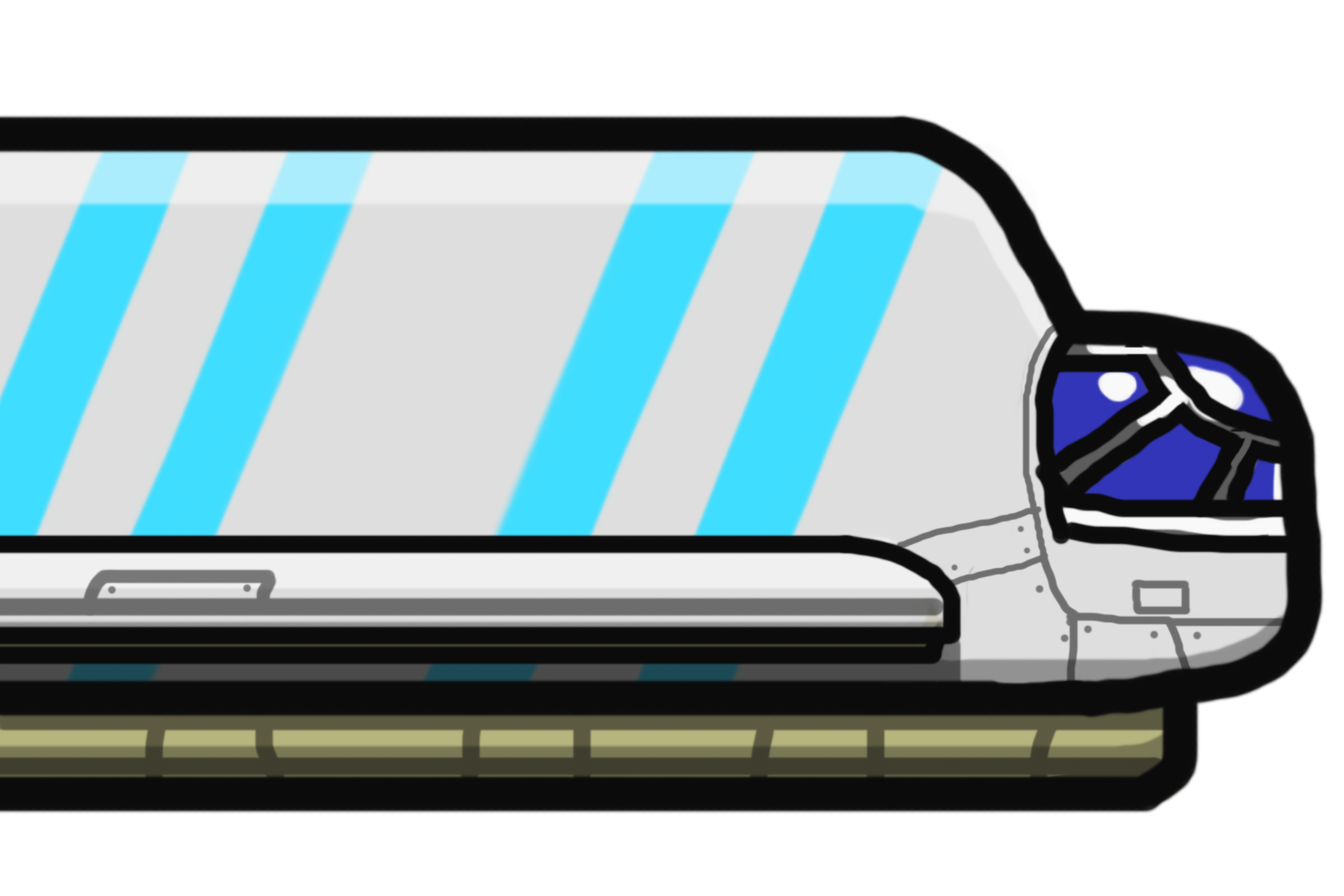
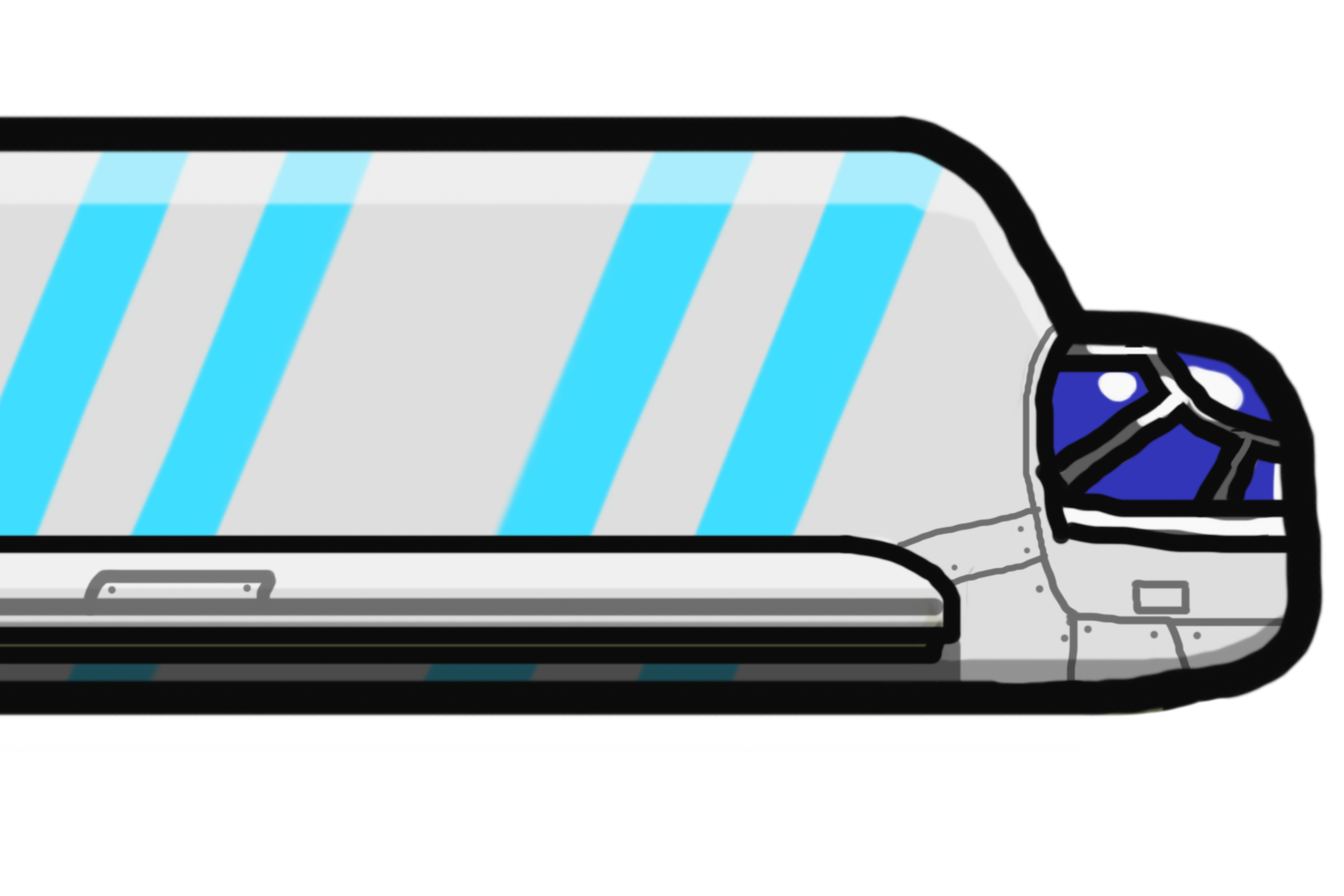
The second (1344, 896) image is a revision of the first. Changes to its layers:
added group "remove bottom (not needed)" with 7 layers over [0, 144, 1230, 815]
moved "details" into group "remove bottom (not needed)" over [0, 695, 1230, 799]
moved "main" into group "remove bottom (not needed)" over [0, 144, 1230, 815]
moved "shadow" into group "remove bottom (not needed)" over [0, 695, 1230, 799]
moved "shading 1" into group "remove bottom (not needed)", painted on it over [976, 144, 1036, 212]
moved "color" into group "remove bottom (not needed)" over [0, 144, 1230, 804]
